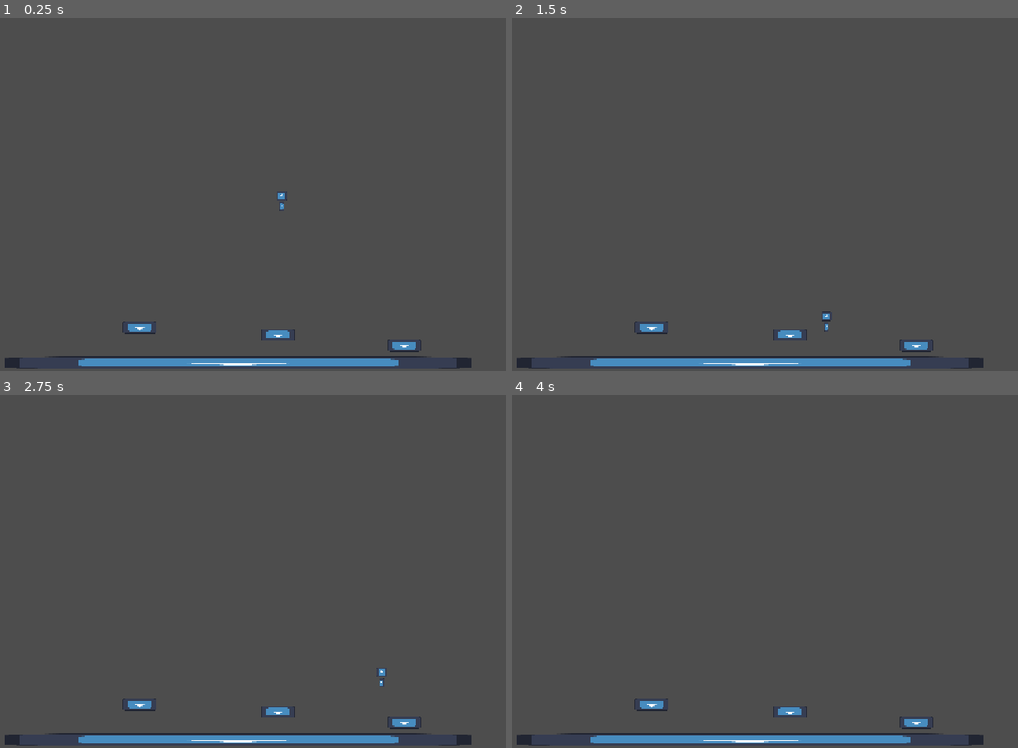
Above: before the commit, frames 1-4 (two rows, left to right).
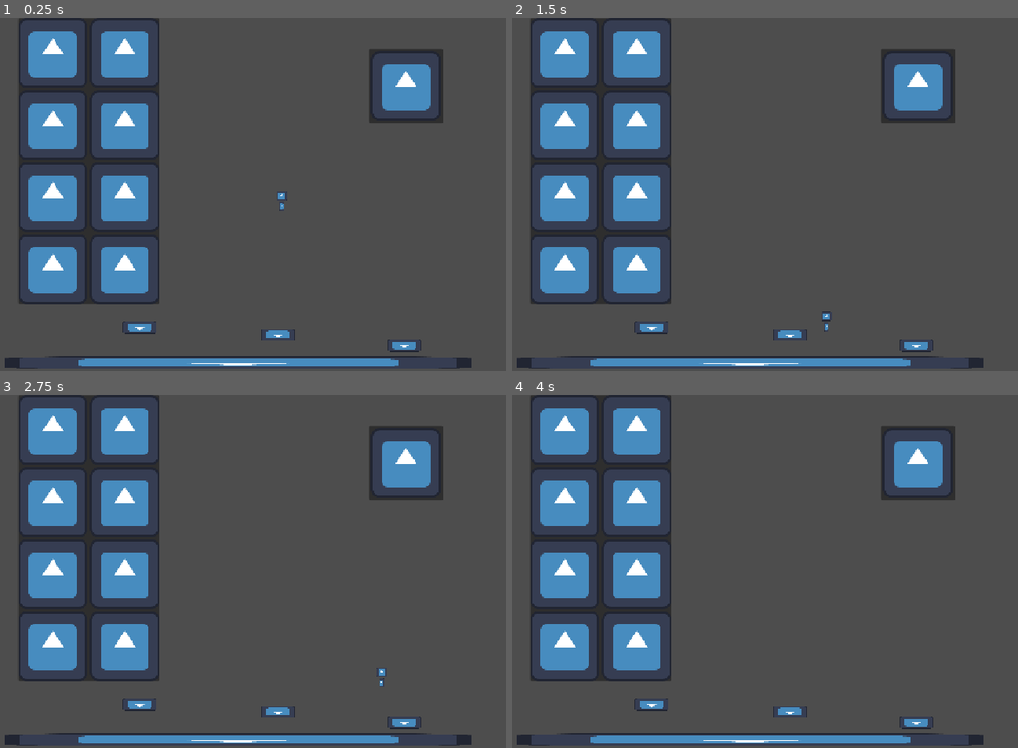
Above: after the commit, the same moments.

Repository: unblinky/second-try
Game: Godot game, scene res://Main/Main.tscn
Two runs of this game, one before a commit and one after it. Both use one fixed random seed, a clock stepped at 60 frames per second and the inputs below. This scene is started directly instead of the project's main scene. The engine's default icon, where the game draws it, is replaced by a stand-in: a white triangle on a blue panel in a dark square.
Inputs (mouse positions are in pixels of both pictures, inside the frame that each line leads up to):
- Up to frame 1 (0.25 s): no input
- Up to frame 2 (1.5 s): click (916, 85) at 0.52 s; tap Enter at 1.25 s; move the mouse to (957, 176) at 1.27 s; hold D (move_right) from 1.28 s (still down)
- Up to frame 3 (2.75 s): tap Middle mouse button (jump) at 1.52, 2.27 s; move the mouse to (182, 589) at 2.02 s; release D (move_right) at 2.03 s; hold S (move_down) from 2.03 s (still down)
- Up to frame 4 (4 s): move the mouse to (881, 493) at 2.77 s; release S (move_down) at 2.78 s; hold D (move_right) 2.78-3.53 s; tap Space at 3.5 s; move the mouse to (785, 642) at 3.52 s; hold W (move_up) from 3.53 s (still down); tap Middle mouse button (jump) at 3.77 s

The runs differ from the first frame. In frame 1, 15% of the frame differs, in the area x 3-88%, y 0-82%; in frame 2, 15%; in frame 3, 15%; in frame 4, 15%.

Commit message:
Trying an inventory.

Diff:
--- /dev/null
+++ b/Code/Inventory/Inventory.gd
@@ -0,0 +1,12 @@
+extends PanelContainer
+class_name Inventory
+
+var slots: Array[Slot]
+
+
+func _ready() -> void:
+	pass # Replace with function body.
+
+
+func _process(delta: float) -> void:
+	pass
--- /dev/null
+++ b/Code/Inventory/Inventory.tscn
@@ -0,0 +1,47 @@
+[gd_scene format=3 uid="uid://qrmyy1mgpgno"]
+
+[ext_resource type="Script" uid="uid://cklck11ayag6x" path="res://Inventory/Inventory.gd" id="1_u6bbq"]
+[ext_resource type="Texture2D" uid="uid://dfukxgkknpxfk" path="res://Main/icon.svg" id="2_xjbm4"]
+
+[node name="Inventory" type="PanelContainer" unique_id=1286789021]
+offset_left = 96.0
+offset_top = 47.0
+offset_right = 356.0
+offset_bottom = 571.0
+script = ExtResource("1_u6bbq")
+
+[node name="GridContainer" type="GridContainer" parent="." unique_id=222089708]
+layout_mode = 2
+columns = 2
+
+[node name="TextureRect" type="TextureRect" parent="GridContainer" unique_id=797833097]
+layout_mode = 2
+texture = ExtResource("2_xjbm4")
+
+[node name="TextureRect2" type="TextureRect" parent="GridContainer" unique_id=1563702832]
+layout_mode = 2
+texture = ExtResource("2_xjbm4")
+
+[node name="TextureRect3" type="TextureRect" parent="GridContainer" unique_id=678661841]
+layout_mode = 2
+texture = ExtResource("2_xjbm4")
+
+[node name="TextureRect4" type="TextureRect" parent="GridContainer" unique_id=1709785329]
+layout_mode = 2
+texture = ExtResource("2_xjbm4")
+
+[node name="TextureRect5" type="TextureRect" parent="GridContainer" unique_id=1611428798]
+layout_mode = 2
+texture = ExtResource("2_xjbm4")
+
+[node name="TextureRect6" type="TextureRect" parent="GridContainer" unique_id=1274711127]
+layout_mode = 2
+texture = ExtResource("2_xjbm4")
+
+[node name="TextureRect7" type="TextureRect" parent="GridContainer" unique_id=1796312218]
+layout_mode = 2
+texture = ExtResource("2_xjbm4")
+
+[node name="TextureRect8" type="TextureRect" parent="GridContainer" unique_id=24390251]
+layout_mode = 2
+texture = ExtResource("2_xjbm4")
--- /dev/null
+++ b/Code/Inventory/Item/Item.tscn
@@ -0,0 +1,10 @@
+[gd_scene format=3 uid="uid://hbi7ymhfgtrv"]
+
+[ext_resource type="Texture2D" uid="uid://dfukxgkknpxfk" path="res://Main/icon.svg" id="1_8d2oe"]
+
+[node name="Item" type="Button" unique_id=432382352]
+offset_left = 649.0
+offset_top = 163.0
+offset_right = 716.0
+offset_bottom = 194.0
+icon = ExtResource("1_8d2oe")
--- /dev/null
+++ b/Code/Inventory/Slot/Slot.gd
@@ -0,0 +1,4 @@
+extends Node2D
+class_name Slot
+
+var is_occupied: bool = false
--- /dev/null
+++ b/Code/Inventory/Slot/Slot.tscn
@@ -0,0 +1,13 @@
+[gd_scene format=3 uid="uid://5svj0sgk4re4"]
+
+[ext_resource type="Script" uid="uid://bgy2g7rdt8ywv" path="res://Inventory/Slot/Slot.gd" id="1_wgqer"]
+
+[sub_resource type="QuadMesh" id="QuadMesh_fh211"]
+
+[node name="Slot" type="Node2D" unique_id=1822590674]
+script = ExtResource("1_wgqer")
+
+[node name="MeshInstance2D" type="MeshInstance2D" parent="." unique_id=1705474804]
+position = Vector2(7, 0)
+scale = Vector2(63.5, 56.5)
+mesh = SubResource("QuadMesh_fh211")
--- a/Code/Main/Main.tscn
+++ b/Code/Main/Main.tscn
@@ -3,6 +3,8 @@
 [ext_resource type="Script" uid="uid://csqxliax2uoak" path="res://Main/Main.gd" id="1_lxy7q"]
 [ext_resource type="PackedScene" uid="uid://dw43eckdkcpvj" path="res://Platform/Platform.tscn" id="2_83ytx"]
 [ext_resource type="PackedScene" uid="uid://cj2wd7f7nm1ot" path="res://Player/Player.tscn" id="3_amygn"]
+[ext_resource type="PackedScene" uid="uid://qrmyy1mgpgno" path="res://Inventory/Inventory.tscn" id="4_6aewd"]
+[ext_resource type="PackedScene" uid="uid://hbi7ymhfgtrv" path="res://Inventory/Item/Item.tscn" id="5_6aewd"]
 
 [node name="Main" type="Node" unique_id=1990107882]
 script = ExtResource("1_lxy7q")
@@ -22,3 +24,15 @@
 
 [node name="Player" parent="." unique_id=89040790 instance=ExtResource("3_amygn")]
 position = Vector2(532, 328)
+
+[node name="Inventory" parent="." unique_id=1286789021 instance=ExtResource("4_6aewd")]
+offset_left = 49.0
+offset_top = 1.0
+offset_right = 309.0
+offset_bottom = 525.0
+
+[node name="Item" parent="." unique_id=432382352 instance=ExtResource("5_6aewd")]
+offset_left = 693.0
+offset_top = 57.0
+offset_right = 829.0
+offset_bottom = 193.0
Not shown, added: Code/Inventory/Inventory.gd.uid
Not shown, added: Code/Inventory/Slot/Slot.gd.uid
